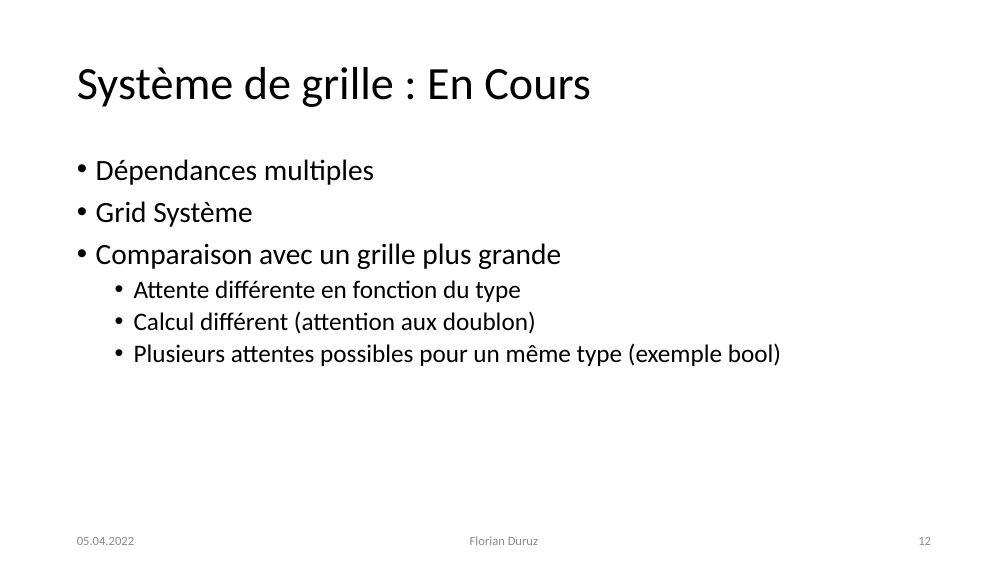
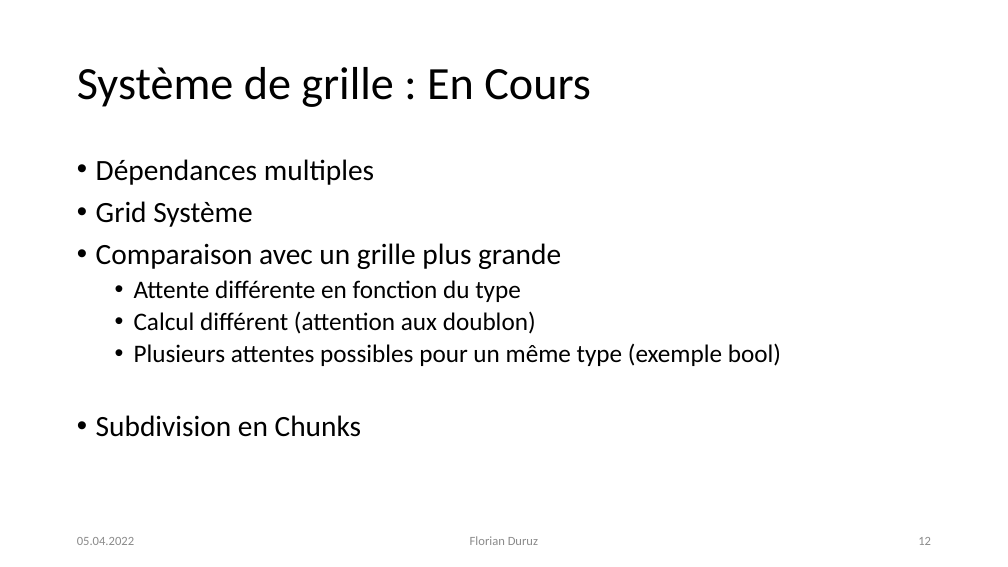
Before and after one commit to Cat-du-Fromage/KaizerWald_TowerDefense, a slide deck: slide 12 of Documentation/DefensePresentation.pptx. Drawn at 1008x567 pixels with LibreOffice and Linux fonts; fonts in the diff are those of the drawing. Boxes give left, top, right and bottom in pixels: in the first picture for what was removed or moved away, otherwise in the second. Text is boxed around its words. In the diff, an @@ line names an element or a change of style, - is before the commit and + after.

```diff
--- a/Documentation/DefensePresentation.pptx
+++ b/Documentation/DefensePresentation.pptx
@@ text at (96, 415, 361, 437): paragraph added @@
+• Subdivision en Chunks
```
Also in this commit, not shown: 5 other slides changed, 2 slides added.
